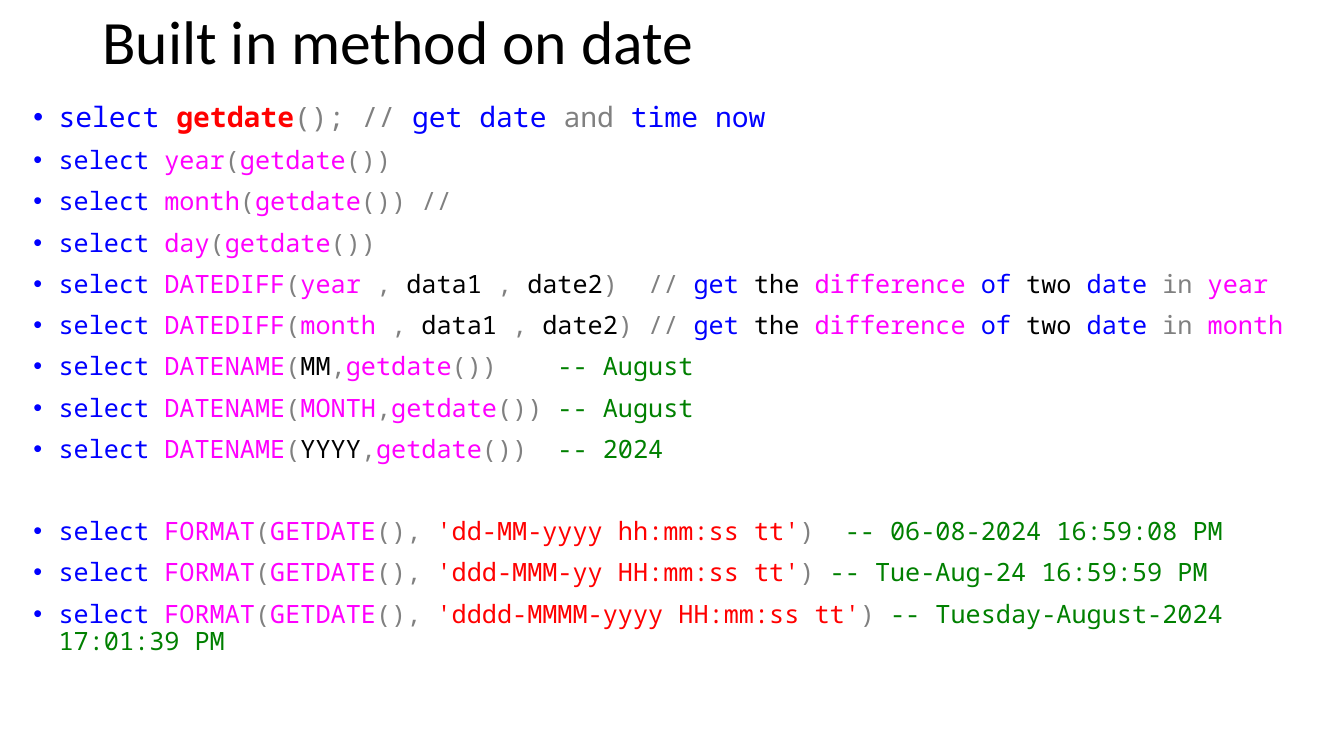
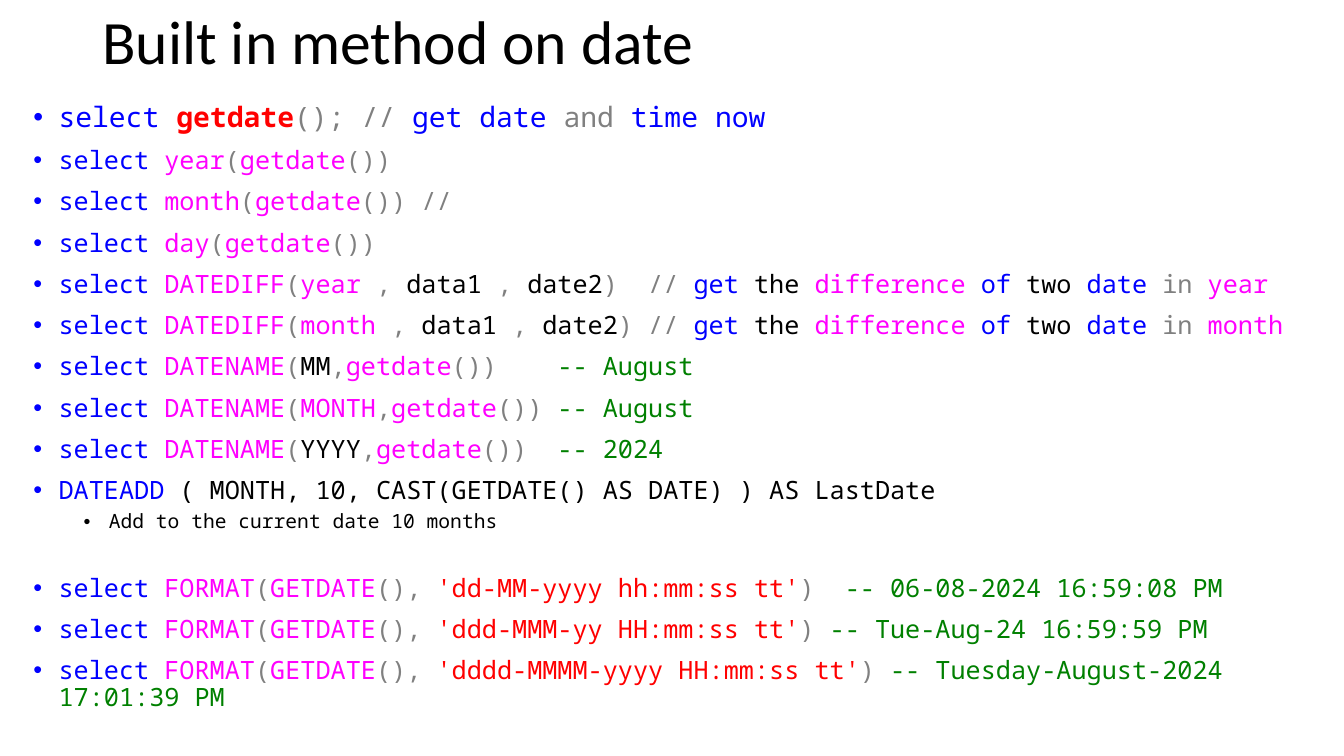
Before and after one commit to AhmedMohamedSamir1/Summary, a slide deck: slide 107 of DB.pptx (slide 103 before the commit). Drawn at 1344x756 pixels with LibreOffice and Linux fonts; fonts in the diff are those of the drawing. Boxes give left, top, right and bottom in pixels: in the first picture for what was removed or moved away, otherwise in the second. Text is boxed around its words. In the diff, an @@ line names an element or a change of style, - is before the commit and + after.

```diff
--- a/DB.pptx
+++ b/DB.pptx
@@ text at box(59, 480, 936, 529): paragraphs added @@
+• DATEADD ( MONTH, 10, CAST(GETDATE() AS DATE) ) AS LastDate
+  • Add to the current date 10 months
```
Also in this commit, not shown: 5 other slides changed, 8 slides added, 7 other files.
